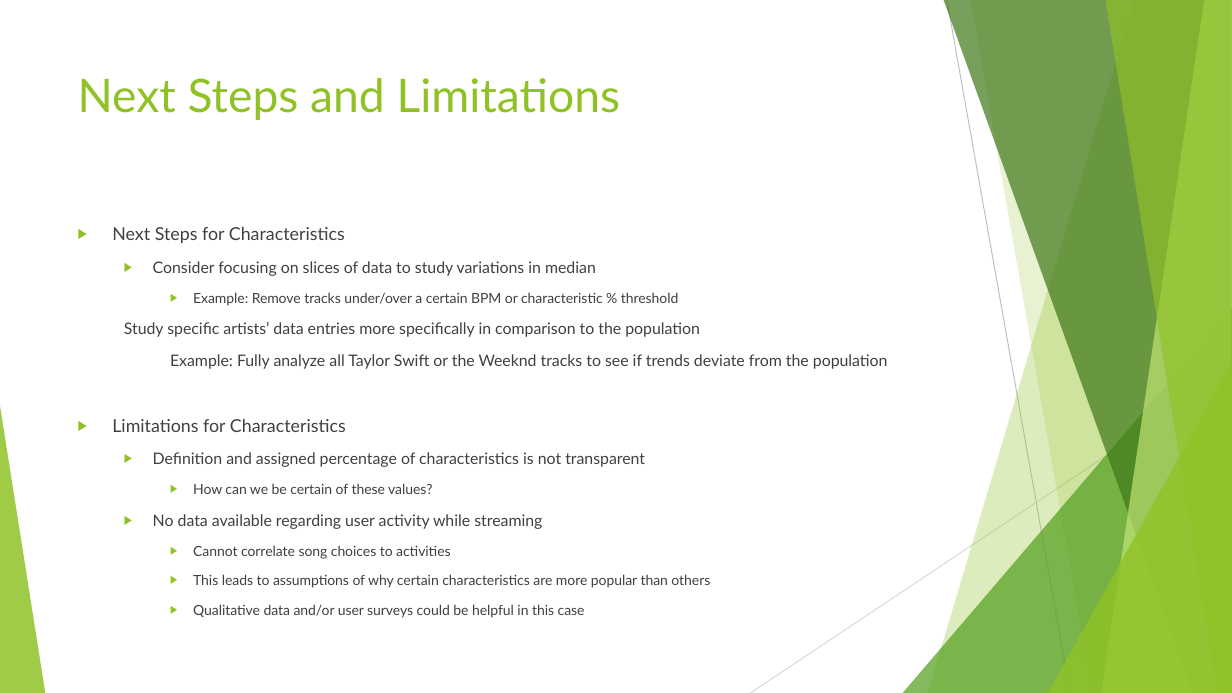
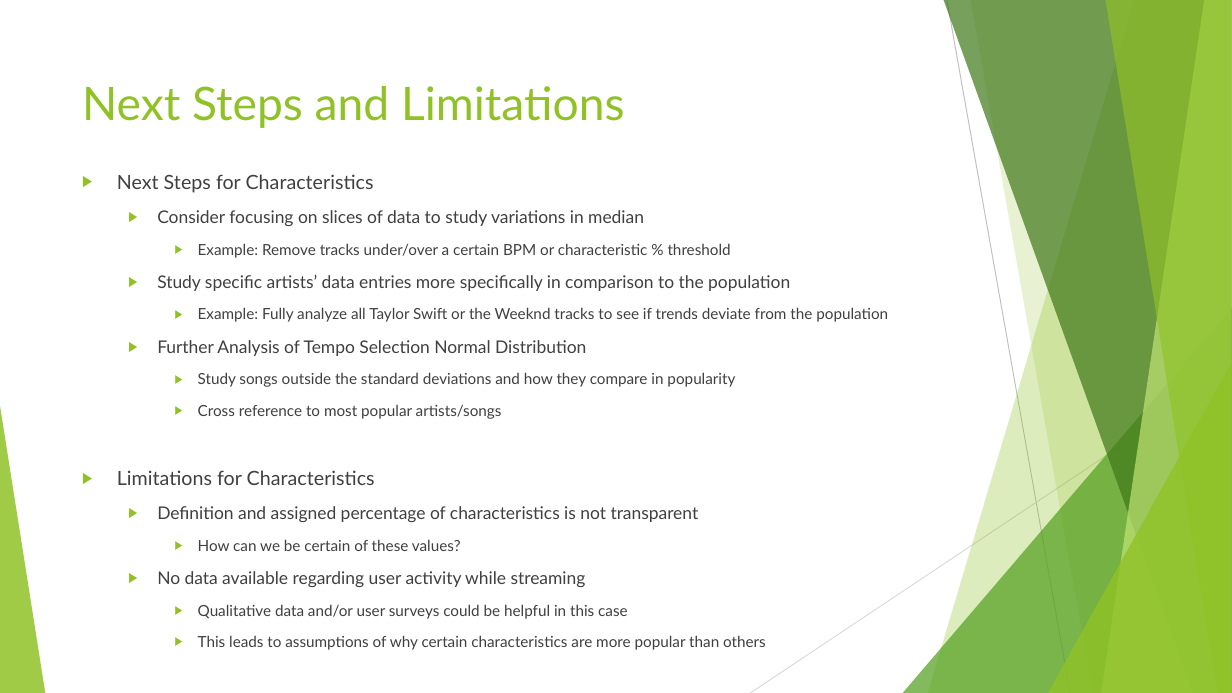
Before and after one commit to d6kramer/project-1-group-08, a slide deck: slide 19 of Project_1_Spotify_2023_Analysis.pptx. Drawn at 1232x693 pixels with LibreOffice and Linux fonts; fonts in the diff are those of the drawing. Boxes give left, top, right and bottom in pixels: in the first picture for what was removed or moved away, otherwise in the second. Text is boxed around its words. In the diff, an @@ line names an element or a change of style, - is before the commit and + after.

```diff
--- a/Project_1_Spotify_2023_Analysis.pptx
+++ b/Project_1_Spotify_2023_Analysis.pptx
@@ text "Next Steps and Limitations": place and size @@
-text "Next Steps and Limitations" at (78, 78, 620, 120)
+text "Next Steps and Limitations" at (82, 86, 624, 128)
@@ text "Next Steps for Characteristics": place and size @@
-text "Next Steps for Characteristics" at (112, 227, 888, 618)
+text "Next Steps for Characteristics" at (117, 174, 888, 650)
@@ text at (117, 174, 888, 650): size 13.9 to 15.3 pt in "Next Steps for Characteristics", "Limitations for Characteristics"; size 12.4 to 13.6 pt in "Consider focusing on slices of data to ...", "Study specific artists’ data entries more specifically ...", "Definition and assigned percentage of characteristics is ...", "No data available regarding user activity while ..."; size 10.8 to 11.9 pt in "Example: Remove tracks under/over a certain BPM ...", "How can we be certain of these ...", "This leads to assumptions of why certain ..."; size 12.4 to 11.9 pt in "Example: Fully analyze all Taylor Swift or ..."; bullet none to ▶; list level 2 to 3 in "Example: Fully analyze all Taylor ..." @@
@@ text at (157, 340, 735, 419): paragraphs added @@
+  ▶ Further Analysis of Tempo Selection Normal Distribution
+    ▶ Study songs outside the standard deviations and how they compare in popularity
+    ▶ Cross reference to most popular artists/songs
@@ text at (193, 604, 585, 618): paragraph removed @@
-    ▶ Qualitative data and/or user surveys could be helpful in this case
@@ text at (198, 604, 628, 619): text changed; size 10.8 to 11.9 pt @@
-    ▶ Cannot correlate song choices to activities
+    ▶ Qualitative data and/or user surveys could be helpful in this case
```
Also in this commit, not shown: 1 other file.
